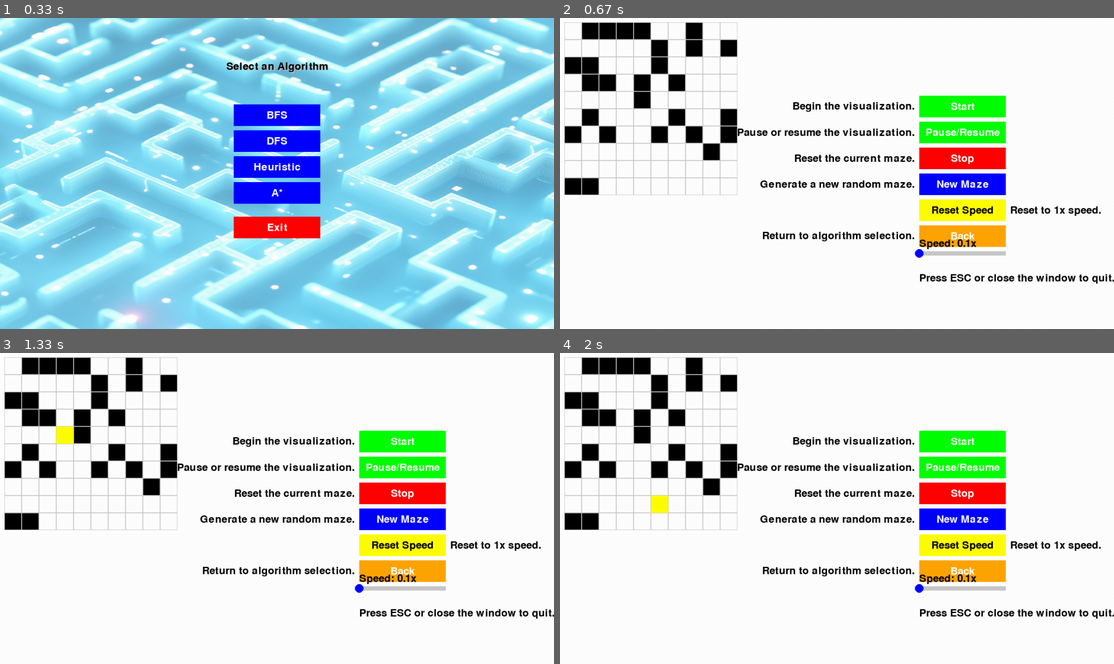
Above: before the commit, frames 1-4 (two rows, left to right).
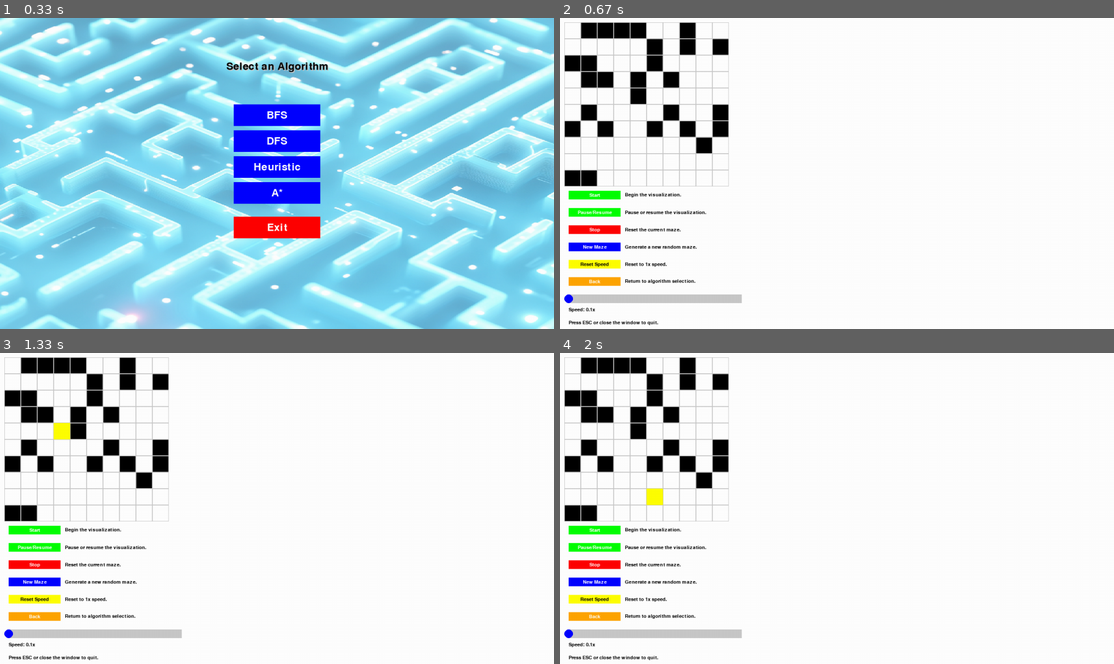
Above: after the commit, the same moments.

Repository: xvang3/Maze_AI_Algo
Game: pygame game, started from Pygame_Maze_Visualizer/main.py
Two runs of this game, one before a commit and one after it. Both use one fixed random seed, a clock stepped at 60 frames per second and the inputs below.
Inputs (mouse positions are in pixels of both pictures, inside the frame that each line leads up to):
- Up to frame 1 (0.33 s): no input
- Up to frame 2 (0.67 s): click (837, 173) at 0.38 s
- Up to frame 3 (1.33 s): click "Start" at 0.72 s; click (105, 461) at 1.05 s
- Up to frame 4 (2 s): no input

Frame 1 is identical in both runs. In frame 2, 18% of the frame differs, in the area x 0-100%, y 1-99%; in frame 3, 18%; in frame 4, 18%.

Commit message:
More progress on UI side

Diff:
--- a/Pygame_Maze_Visualizer/button.py
+++ b/Pygame_Maze_Visualizer/button.py
@@ -7,9 +7,18 @@
         self.color = color
         self.text_color = text_color
         self.action = action
+        self.default_color = color
+        self.hover_color = (min(color[0] + 50, 255), min(color[1] + 50, 255), min(color[2] + 50, 255))  # Lighter color for hover
 
     def draw(self, screen, font):
-        pygame.draw.rect(screen, self.color, self.rect)
+        mouse_pos = pygame.mouse.get_pos()
+        if self.rect.collidepoint(mouse_pos):  # Check if mouse is over the button
+            pygame.draw.rect(screen, (50, 50, 50), self.rect.inflate(10, 10))  # Shadow effect
+            pygame.draw.rect(screen, self.hover_color, self.rect)  # Change color on hover
+        else:
+            pygame.draw.rect(screen, self.color, self.rect)
+
+        # Draw text
         text_surface = font.render(self.text, True, self.text_color)
         text_rect = text_surface.get_rect(center=self.rect.center)
         screen.blit(text_surface, text_rect)
--- a/Pygame_Maze_Visualizer/controls.py
+++ b/Pygame_Maze_Visualizer/controls.py
@@ -3,10 +3,15 @@
 from maze_generator import generate_random_maze_with_solution
 from settings import *
 
+# Constant for number of buttons
+NUM_BUTTONS = 6
+OTHER_SETTINGS = 2
+TOTAL_BUTTONS = NUM_BUTTONS + OTHER_SETTINGS
+
 def init_controls(maze_width, rows, cols, state, offset_x=0, offset_y=0):
     """Initialize UI control components with proper alignment."""
-    slider_x = SCREEN_WIDTH - CONTROL_AREA_WIDTH + offset_x - 200  # Shift left
-    slider_y = 150 + offset_y
+    slider_x = 20  # Shift left
+    slider_y = SCREEN_HEIGHT - (40 * TOTAL_BUTTONS) # Shift up
 
     # Define button actions
     def start_action():
@@ -36,8 +41,8 @@
         state["running"] = False  # Break the main loop to return
 
     # Create buttons with actions
-    button_width, button_height = 200, 50  # Adjusted button size
-    button_spacing = 60  # Adjusted spacing between buttons
+    button_width, button_height = 120, 20  # Adjusted button size
+    button_spacing = 40  # Adjusted spacing between buttons
     buttons = [
         Button(slider_x, slider_y, button_width, button_height, "Start", (0, 255, 0), (255, 255, 255), start_action),
         Button(slider_x, slider_y + button_spacing, button_width, button_height, "Pause/Resume", (0, 255, 0), (255, 255, 255), pause_action),
@@ -47,7 +52,7 @@
         Button(slider_x, slider_y + button_spacing * 5, button_width, button_height, "Back", (255, 165, 0), (255, 255, 255), back_action),  # Add Back button
     ]
 
-    slider_rect = pygame.Rect(slider_x, slider_y + button_spacing * 6, 200, 10)
+    slider_rect = pygame.Rect(slider_x, slider_y + button_spacing * 6, 400, 20)
     knob_x = slider_x
 
     controls = {
@@ -101,9 +106,14 @@
     slider_fraction = slider_position / controls["slider_width"]
     speed_factor = round(0.1 + slider_fraction * 24.9, 1)  # Map to range 0.1x–25x
     state["speed_factor"] = speed_factor
+
+    # Position the speed label below the slider
     speed_label = font.render(f"Speed: {speed_factor}x", True, (0, 0, 0))
-    screen.blit(speed_label, (controls["slider_x"], controls["slider_rect"].y - 30))
+    speed_label_x = controls["slider_x"]
+    speed_label_y = controls["slider_rect"].y + controls["slider_rect"].height + 10  # Add 10 pixels below the slider
+    screen.blit(speed_label, (speed_label_x, speed_label_y))
 
     # Draw quit instructions
     quit_text = font.render("Press ESC or close the window to quit.", True, (0, 0, 0))
-    screen.blit(quit_text, (controls["slider_x"], controls["slider_rect"].y + 50))
+    quit_text_y = speed_label_y + 30  # Position below the speed label
+    screen.blit(quit_text, (controls["slider_x"], quit_text_y))
--- a/Pygame_Maze_Visualizer/main.py
+++ b/Pygame_Maze_Visualizer/main.py
@@ -47,6 +47,22 @@
         exit_text = font.render("Exit", True, (255, 255, 255))
         exit_text_rect = exit_text.get_rect(center=exit_button.center)
         screen.blit(exit_text, exit_text_rect)
+
+        # Hover logic
+        mouse_pos = pygame.mouse.get_pos()
+        hover = False
+        for button, algo in buttons:
+            if button.collidepoint(mouse_pos):
+                hover = True
+                break
+        if exit_button.collidepoint(mouse_pos):
+            hover = True
+
+        # Change cursor based on hover state
+        if hover:
+            pygame.mouse.set_cursor(pygame.SYSTEM_CURSOR_HAND)  # Hand cursor
+        else:
+            pygame.mouse.set_cursor(pygame.SYSTEM_CURSOR_ARROW)  # Default cursor
 
         # Handle events
         for event in pygame.event.get():
@@ -69,10 +85,10 @@
     return selected
 
 
-
 def main():
     pygame.init()
-    font = pygame.font.Font(None, 36)
+    title_font = pygame.font.Font(None, 36)
+    button_font = pygame.font.Font(None, 16)
 
     # Screen setup
     screen = pygame.display.set_mode((SCREEN_WIDTH, SCREEN_HEIGHT))
@@ -80,7 +96,7 @@
 
     while True:  # Restart the loop to re-select algorithm
         # Algorithm selection
-        selected_algorithm = select_algorithm(screen, font)
+        selected_algorithm = select_algorithm(screen, title_font)
 
         # Maze setup
         rows, cols = 10, 10
@@ -110,8 +126,6 @@
             elif state["algorithm"] == "A*":
                 return astar_with_visualization_generator(state["maze"], (0, 0), (rows - 1, cols - 1), CELL_SIZE, maze_offset)
 
-
-
         state["create_generator"] = create_generator
         state["algorithm_generator"] = create_generator()
 
@@ -133,7 +147,21 @@
                     pygame.draw.rect(screen, (200, 200, 200), (x, y, CELL_SIZE, CELL_SIZE), 1)
 
             # Draw controls
-            draw_controls(screen, controls, state, font)
+            draw_controls(screen, controls, state, button_font)
+
+            # Hover logic
+            mouse_pos = pygame.mouse.get_pos()
+            hover = False
+            for button in controls["buttons"]:
+                if button.rect.collidepoint(mouse_pos):
+                    hover = True
+                    break
+
+            # Change cursor based on hover state
+            if hover:
+                pygame.mouse.set_cursor(pygame.SYSTEM_CURSOR_HAND)  # Hand cursor
+            else:
+                pygame.mouse.set_cursor(pygame.SYSTEM_CURSOR_ARROW)  # Default cursor
 
             # Handle events
             for event in pygame.event.get():
@@ -177,6 +205,5 @@
 
     pygame.quit()
 
-
 if __name__ == "__main__":
     main()
--- a/Pygame_Maze_Visualizer/settings.py
+++ b/Pygame_Maze_Visualizer/settings.py
@@ -1,12 +1,31 @@
-# Screen dimensions
-SCREEN_WIDTH = 1280  # Total width of the window
-SCREEN_HEIGHT = 720  # Total height of the window
+import pygame
+
+# Determine the screen dimensions
+def get_screen_dimensions():
+    pygame.init()
+    info = pygame.display.Info()
+    SCREEN_WIDTH = info.current_w
+    SCREEN_HEIGHT = info.current_h
+    print(f"Screen dimensions: {SCREEN_WIDTH} x {SCREEN_HEIGHT}")
+    return SCREEN_WIDTH, SCREEN_HEIGHT
+
+
+def calculate_cell_size(screen_width, screen_height, maze_width=10, maze_height=10):
+    # Calculate the cell size based on the screen and maze dimensions
+    cell_size_width = screen_width // maze_width
+    cell_size_height = screen_height // maze_height
+    cell_size = min(cell_size_width, cell_size_height)
+    print(f"Cell size: {cell_size}")
+    return cell_size
+
+# Get the screen dimensions
+SCREEN_WIDTH, SCREEN_HEIGHT = get_screen_dimensions()
 
 # Cell size for the maze
-CELL_SIZE = 40
+CELL_SIZE = max(20, min(38, calculate_cell_size(SCREEN_WIDTH, SCREEN_HEIGHT, 10, 10)))
 
 # Initial speed (delay in milliseconds)
-INITIAL_DELAY = 10
+INITIAL_DELAY = 100
 
 # Control panel width
 CONTROL_PANEL_WIDTH = 200
